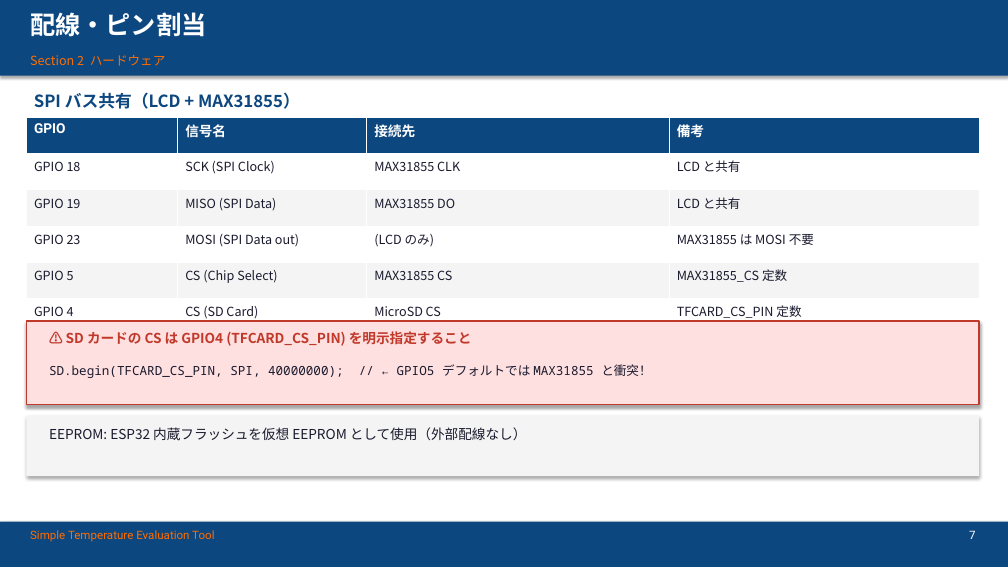
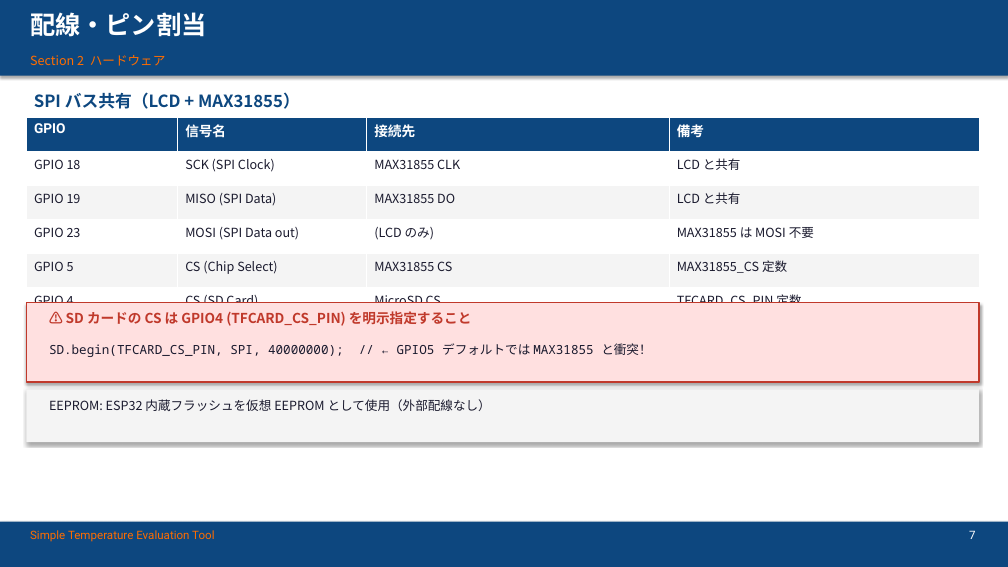
Before and after one commit to ShimanoN/Simple-Temperature-Evaluation-Tool, a slide deck: slide 7 of docs/career/Simple_Temp_Tool_Overview_v2.pptx. Drawn at 1008x567 pixels with LibreOffice and Linux fonts; fonts in the diff are those of the drawing. Boxes give left, top, right and bottom in pixels: in the first picture for what was removed or moved away, otherwise in the second. Text is boxed around its words. In the diff, an @@ line names an element or a change of style, - is before the commit and + after.

Commit message:
fix: correct hardware specs and improve slide 4 cost comparison
- Slide 4: M5Stack Core2 -> Basic V2.7 (7990 yen instead of 6600)
- Slide 4: total cost updated to 9570 yen
- Slide 4: market comparison table reduced from 5 to 4 categories
- Slide 4: cost-saving ratio emphasized (1/3.1 of market price)
- Slide 4: layout improved - table compression and box repositioning
- Slide 4: eliminated overlap issues with better spacing
- Slide 5: updated hardware label text
- Slide 7: table spacing improved
- docs/PPTX_SPEC.md: specs updated for all changes

```diff
--- a/docs/career/Simple_Temp_Tool_Overview_v2.pptx
+++ b/docs/career/Simple_Temp_Tool_Overview_v2.pptx
@@ table: place and size @@
-table at (26, 117, 979, 335)
+table at (26, 117, 979, 321)
@@ rectangle: place and size @@
-rectangle at (26, 321, 979, 405)
+rectangle at (26, 302, 979, 382)
@@ text "⚠ SD カードの CS は ...": place and size @@
-text "⚠ SD カードの CS は ..." at (66, 331, 472, 346)
+text "⚠ SD カードの CS は ..." at (66, 311, 472, 326)
@@ text "SD.begin(TFCARD_CS_PIN, SPI, 40000000); // ← ...": place and size @@
-text "SD.begin(TFCARD_CS_PIN, SPI, 40000000); // ← ..." at (49, 364, 651, 378)
+text "SD.begin(TFCARD_CS_PIN, SPI, 40000000); // ← ..." at (49, 343, 651, 357)
@@ rectangle: place and size @@
-rectangle at (26, 416, 979, 476)
+rectangle at (26, 389, 979, 442)
@@ text "EEPROM: ESP32 内蔵フラッシュを仮想 EEPROM として使用（外部配線なし）": place and size @@
-text "EEPROM: ESP32 内蔵フラッシュを仮想 EEPROM として使用（外部配線なし）" at (49, 427, 527, 441)
+text "EEPROM: ESP32 内蔵フラッシュを仮想 EEPROM として使用（外部配線なし）" at (49, 399, 491, 411)
@@ text "EEPROM: ESP32 内蔵フラッシュを仮想 EEPROM として使用（外部配線なし）" at (49, 399, 491, 411): size 13 to 12 pt @@
```
Also in this commit, not shown: 2 other slides changed, 2 other files.
